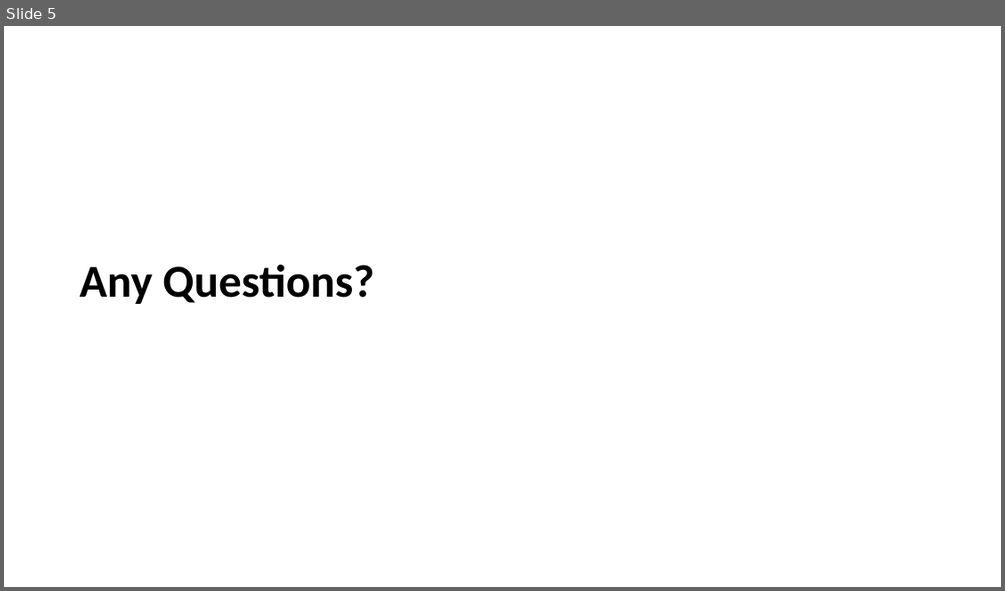
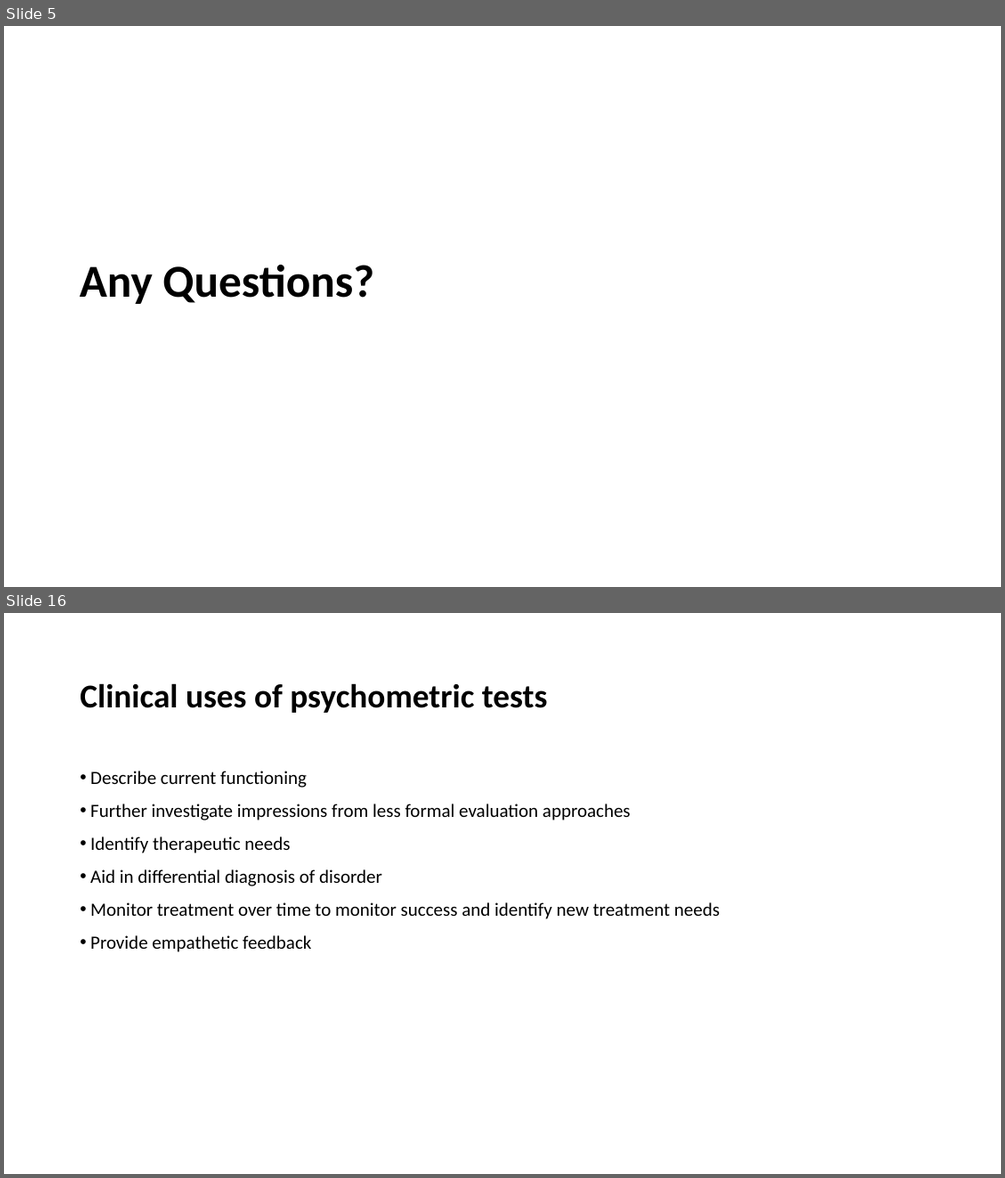
Before and after one commit to LittleMonkeyLab/PS52007Dslides, a slide deck: _site/lectures/Lecture07/Lecture07.pptx. Shown one above the other, each under a label of ours: slide 5 before the commit, slides 5 and 16 after it; the slides between them are not shown. The pictures are 1005x591 and 1005x1178 pixels, drawn with LibreOffice and Linux fonts; fonts in the diff are those of the drawing; background and template pictures are left out. Boxes give left, top, right and bottom in pixels: in the first picture for what was removed or moved away, otherwise in the second. Text is boxed around its words. In the diff, an @@ line names an element or a change of style, - is before the commit and + after.

```diff
--- a/_site/lectures/Lecture07/Lecture07.pptx
+++ b/_site/lectures/Lecture07/Lecture07.pptx
@@ slide 16 added at <box>4,613,1001,1174</box>, background #FFFFFF @@
@@ title added at <box>80,683,548,713</box>, 32 pt, text #000000, bold @@
+Clinical uses of psychometric tests
@@ text added at <box>90,771,720,952</box>, 18 pt, text #000000 @@
+• Describe current functioning
+• Further investigate impressions from less formal evaluation approaches
+• Identify therapeutic needs
+• Aid in differential diagnosis of disorder
+• Monitor treatment over time to monitor success and identify new treatment needs
+• Provide empathetic feedback
```
Also in this commit, not shown: 3 slides changed, 25 other slides added, 2 slides removed, 34 other files.
